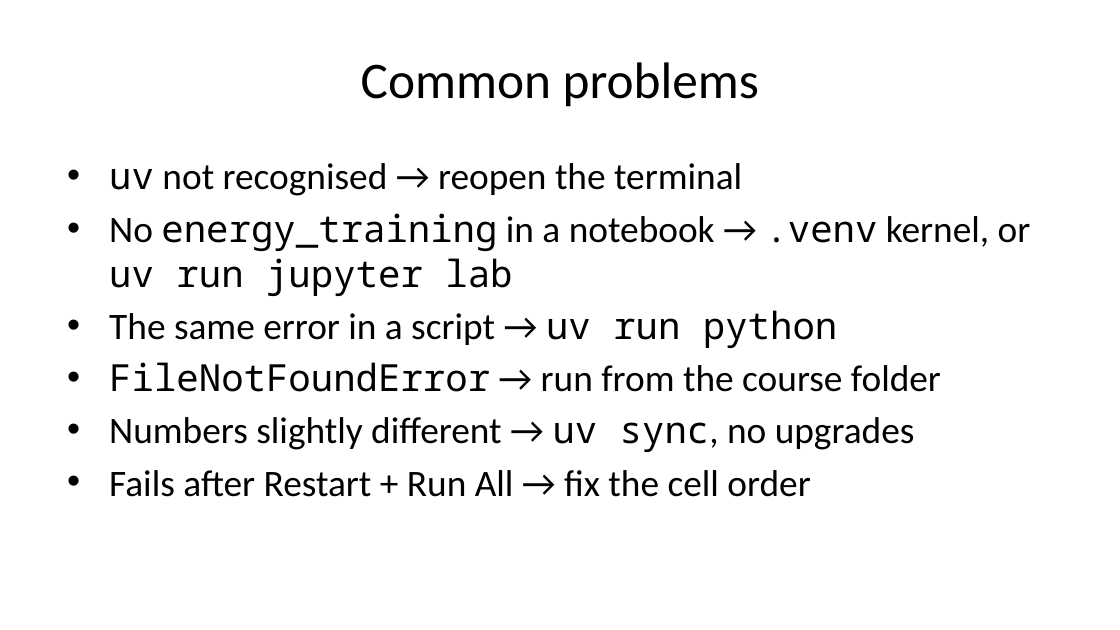
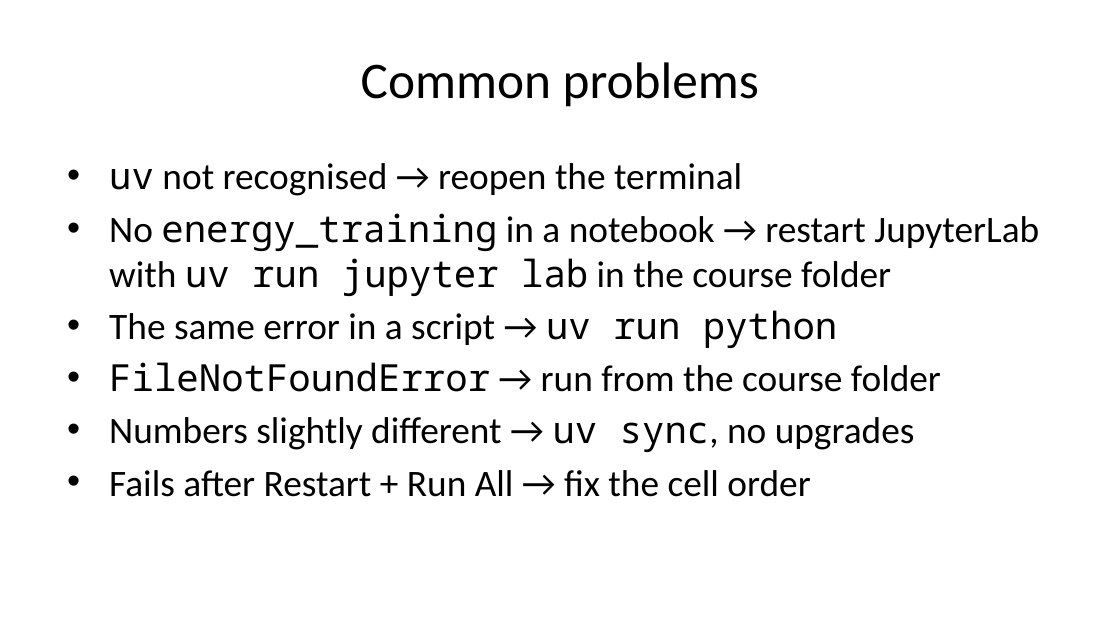
Before and after one commit to DSSchiera/energy-systems-modelica-python-course-participant, a slide deck: slide 26 of slides/session_00/session_00.pptx (slide 25 before the commit). Drawn at 1120x630 pixels with LibreOffice and Linux fonts; fonts in the diff are those of the drawing. Boxes give left, top, right and bottom in pixels: in the first picture for what was removed or moved away, otherwise in the second. Text is boxed around its words. In the diff, an @@ line names an element or a change of style, - is before the commit and + after.

```diff
--- a/slides/session_00/session_00.pptx
+++ b/slides/session_00/session_00.pptx
@@ text at [109, 213, 1039, 296]: text changed; font Noto Sans Mono to Calibri @@
-• No energy_training in a notebook → .venv kernel, or uv run jupyter lab
+• No energy_training in a notebook → restart JupyterLab with uv run jupyter lab in the course folder
```
Also in this commit, not shown: 4 other slides changed, 1 slide added, 22 other files.
